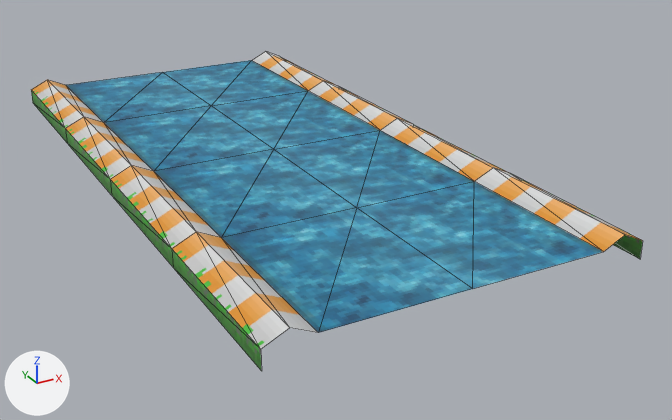
The glTF model assets/3D-models/tracks/staight/WaterStraight.glb: old version first, new version second.
Both versions are drawn from a 50 mm lens placed at (-0.555, -1.204, 0.505), pointed at (0.066, -0.076, -0.059). Lighting does not change. The marker at lower left points along +X, +Y and +Z. The picture after the commit comes second. Mesh edges are drawn as thin lines.

Script lines for the objects in view, before the commit:
```python
me_waterstraight = bpy.data.meshes.new('WaterStraight')
me_waterstraight.from_pydata(...)  # 45 vertices, 64 faces; spans x -0.25..0.25, y -0.5..0.5, z 0.0..0.04
me_waterstraight.materials.append(mat_trackmaterial)  # picture img_tracktexture_png
ob_waterstraight = bpy.data.objects.new('WaterStraight', me_waterstraight)
ob_waterstraight.location = (0.0, 0.0, 0.0)
```
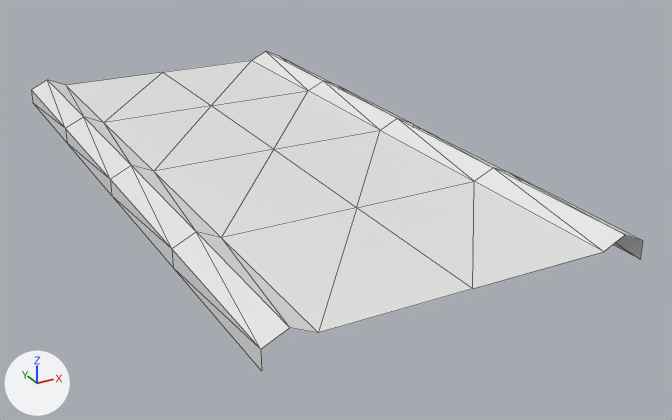
Where the change shows, as pixel boxes [x1, y1, x2, y2] in the pictures (672 x 420 px):
'WaterStraight', recoloured (blue to white): [31, 51, 643, 370] in both

The change, as a list of edits to the scene's bpy script:
```text
Change me_waterstraight:
    where me_waterstraight.from_pydata(...)  # 45 vertices, 64 faces; spans x -0.25..0.25, y -0.5..0.5, z 0.0..0.04
    remove me_waterstraight.materials.append(mat_trackmaterial)  # picture img_tracktexture_png
```
